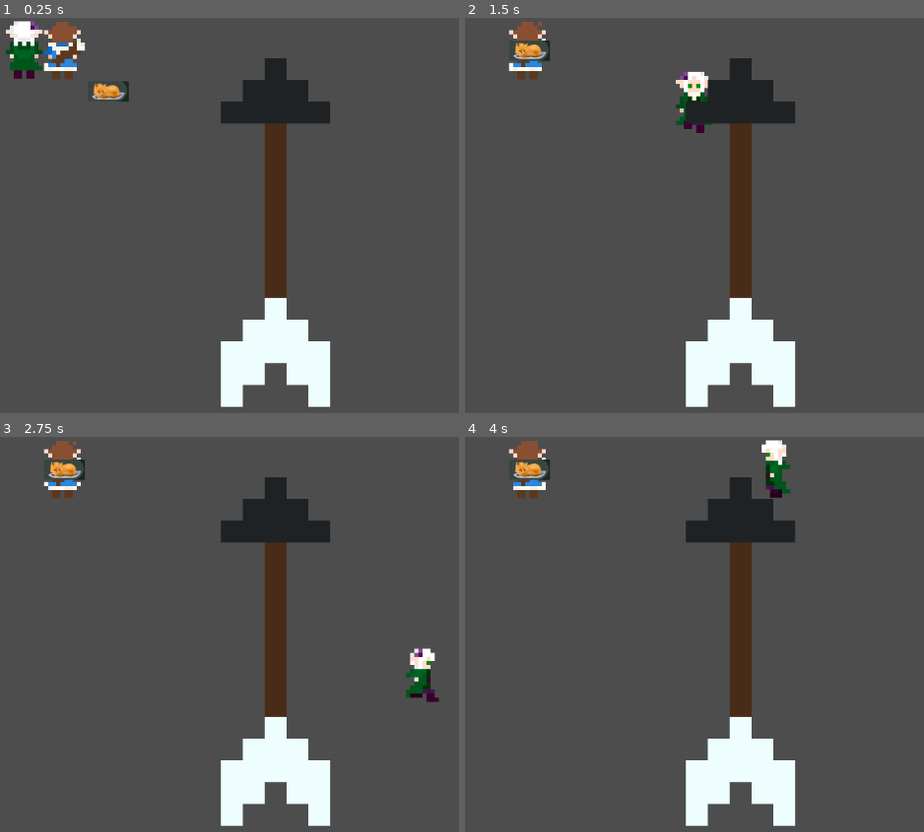
Above: before the commit, frames 1-4 (two rows, left to right).
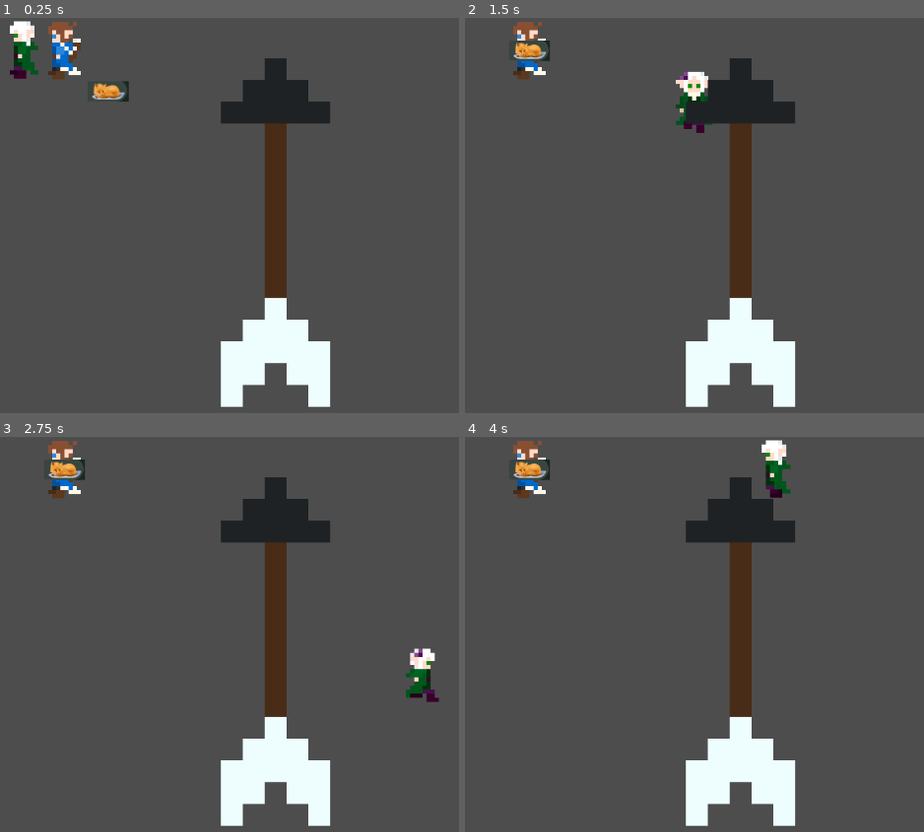
Above: after the commit, the same moments.

Repository: WolfCipher/Together
Game: Godot game, scene res://Scenes/test.tscn
The game is run twice, just before and just after one commit, with the same random seed, the same clock (stepped at 60 frames per second) and the same inputs.
Inputs:
- Up to frame 1 (0.25 s): no input
- Up to frame 2 (1.5 s): hold D (e_right) 0.53-1.28 s; tap Q (e_attack1, bound only after the commit) at 0.6 s; tap E (e_attack2, bound only after the commit) at 0.8, 1.35 s; hold S (e_down) from 1.28 s (still down)
- Up to frame 3 (2.75 s): tap Shift (e_sync, bound only after the commit) at 1.55 s; release S (e_down) at 2.03 s; hold D (e_right) from 2.03 s (still down); hold Shift (e_sync, bound only after the commit) from 2.03 s (still down); tap Q (e_attack1, bound only after the commit) at 2.3 s
- Up to frame 4 (4 s): release D (e_right) at 2.78 s; release Shift (e_sync, bound only after the commit) at 2.78 s; hold W (e_up) 2.78-3.53 s; tap Q (e_attack1, bound only after the commit) at 2.85 s; tap E (e_attack2, bound only after the commit) at 3.05, 3.6 s; hold A (e_left) from 3.53 s (still down); hold Shift (e_sync, bound only after the commit) from 3.53 s (still down)

The runs differ from the first frame. In frame 1, 1.3% of the frame differs, in the area x 1-19%, y 0-16%; in frame 2, 0.4%; in frame 3, 0.4%; in frame 4, 0.4%.

Commit message:
Prepped accepting attack inputs
Elvyria keys: Q, E
Ryl keys: PgUp, PgDn
Sync keys: Shift Left, Shift Right

Diff:
--- a/Entities/Player/player.gd
+++ b/Entities/Player/player.gd
@@ -2,37 +2,48 @@
 
 @onready var root: Node2D = $".."
 @export var speed = 400
-@export var faceDir = 0 # 0=up, 1=down, 2=right, 3=left
+# 0=up, 1=down, 2=right, 3=left; lets idle animations face the right direction
+@export var faceDir = 0
 
 # character dependent variables
 @export var up := "e_up"
 @export var down := "e_down"
 @export var right := "e_right"
 @export var left := "e_left"
+@export var attack1 := "e_attack1"
+@export var attack2 := "e_attack2"
 
 func _ready() -> void:
 	self.play()
 
 # Called every frame. 'delta' is the elapsed time since the previous frame.
 func _process(delta: float) -> void:
-	# Get movement direction from WASD
+	# ***** MOVEMENT ******
 	var dir := Input.get_vector(left, right, up, down)
-
-	# Move the sprite
 	position += dir * speed * delta
 
-	# Handle animations
+	# ***** ATTACKS *****
+	# Regular attacks
+	if Input.is_action_pressed(attack1):
+		var _x = 1 # placeholder to prevent errors
+	if Input.is_action_pressed(attack2):
+		var _x = 1 # placeholder to prevent errors
+
+	# Sync attacks
+	if Input.is_action_pressed("e_sync") && Input.is_action_pressed("r_sync"):
+		var _x = 1 # placeholder to prevent errors
+
+	# ***** ANIMATIONS *****
+	# Determine animation based on direction
+	# idle
 	if dir == Vector2.ZERO:
-
 		match faceDir:
 			0: animation = "idle_up"
 			1: animation = "idle_down"
 			2: animation = "idle_right"
 			3: animation = "idle_left"
-		play()
-		return
 
-	# Determine animation based on direction
+	# walk
 	if abs(dir.y) > abs(dir.x):
 		if dir.y > 0:
 			animation = "walk_down"
--- a/Scenes/test.tscn
+++ b/Scenes/test.tscn
@@ -763,6 +763,8 @@
 down = "r_down"
 right = "r_right"
 left = "r_left"
+attack1 = "r_attack1"
+attack2 = "r_attack2"
 
 [node name="arrow" type="AnimatedSprite2D" parent="." unique_id=1117105415]
 position = Vector2(454, 315)
--- a/project.godot
+++ b/project.godot
@@ -66,6 +66,36 @@
 "events": [Object(InputEventKey,"resource_local_to_scene":false,"resource_name":"","device":-1,"window_id":0,"alt_press …(195 unchanged characters)…
 ]
 }
+r_attack1={
+"deadzone": 0.2,
+"events": [Object(InputEventKey,"resource_local_to_scene":false,"resource_name":"","device":-1,"window_id":0,"alt_pressed":false,"shift_pressed":false,"ctrl_pressed":false,"meta_pressed":false,"pressed":false,"keycode":0,"physical_keycode":4194323,"key_label":0,"unicode":0,"location":0,"echo":false,"script":null)
+]
+}
+r_attack2={
+"deadzone": 0.2,
+"events": [Object(InputEventKey,"resource_local_to_scene":false,"resource_name":"","device":-1,"window_id":0,"alt_pressed":false,"shift_pressed":false,"ctrl_pressed":false,"meta_pressed":false,"pressed":false,"keycode":0,"physical_keycode":4194324,"key_label":0,"unicode":0,"location":0,"echo":false,"script":null)
+]
+}
+e_attack1={
+"deadzone": 0.2,
+"events": [Object(InputEventKey,"resource_local_to_scene":false,"resource_name":"","device":-1,"window_id":0,"alt_pressed":false,"shift_pressed":false,"ctrl_pressed":false,"meta_pressed":false,"pressed":false,"keycode":0,"physical_keycode":81,"key_label":0,"unicode":113,"location":0,"echo":false,"script":null)
+]
+}
+e_attack2={
+"deadzone": 0.2,
+"events": [Object(InputEventKey,"resource_local_to_scene":false,"resource_name":"","device":-1,"window_id":0,"alt_pressed":false,"shift_pressed":false,"ctrl_pressed":false,"meta_pressed":false,"pressed":false,"keycode":0,"physical_keycode":69,"key_label":0,"unicode":101,"location":0,"echo":false,"script":null)
+]
+}
+e_sync={
+"deadzone": 0.2,
+"events": [Object(InputEventKey,"resource_local_to_scene":false,"resource_name":"","device":-1,"window_id":0,"alt_pressed":false,"shift_pressed":false,"ctrl_pressed":false,"meta_pressed":false,"pressed":false,"keycode":0,"physical_keycode":4194325,"key_label":0,"unicode":0,"location":1,"echo":false,"script":null)
+]
+}
+r_sync={
+"deadzone": 0.2,
+"events": [Object(InputEventKey,"resource_local_to_scene":false,"resource_name":"","device":-1,"window_id":0,"alt_pressed":false,"shift_pressed":false,"ctrl_pressed":false,"meta_pressed":false,"pressed":false,"keycode":0,"physical_keycode":4194325,"key_label":0,"unicode":0,"location":2,"echo":false,"script":null)
+]
+}
 
 [physics]
 
